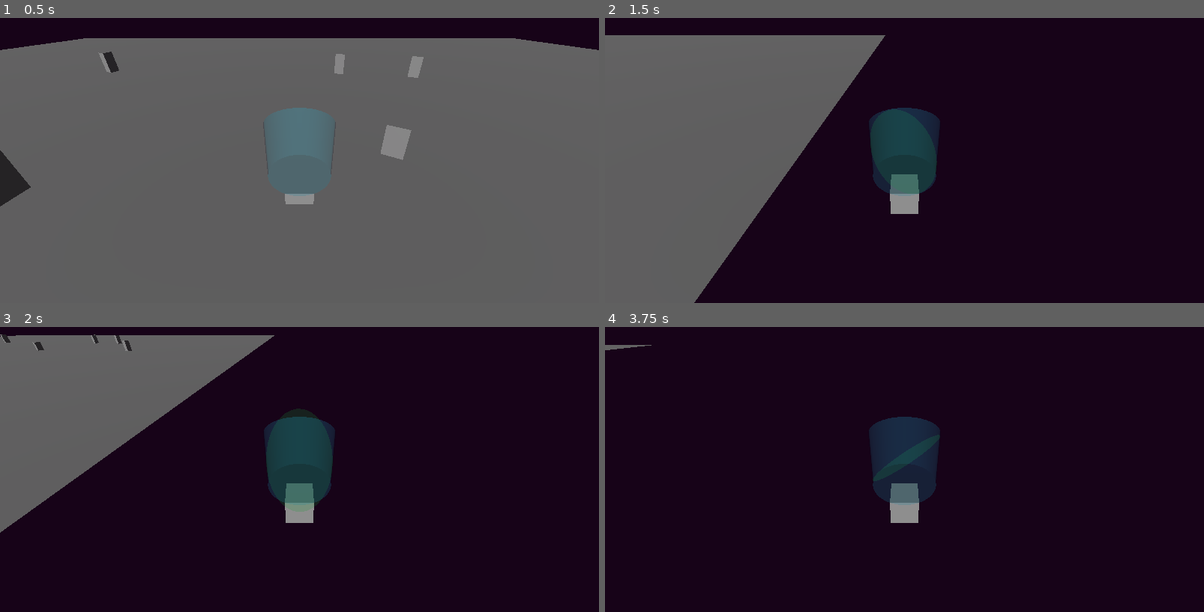
Above: before the commit, frames 1-4 (two rows, left to right).
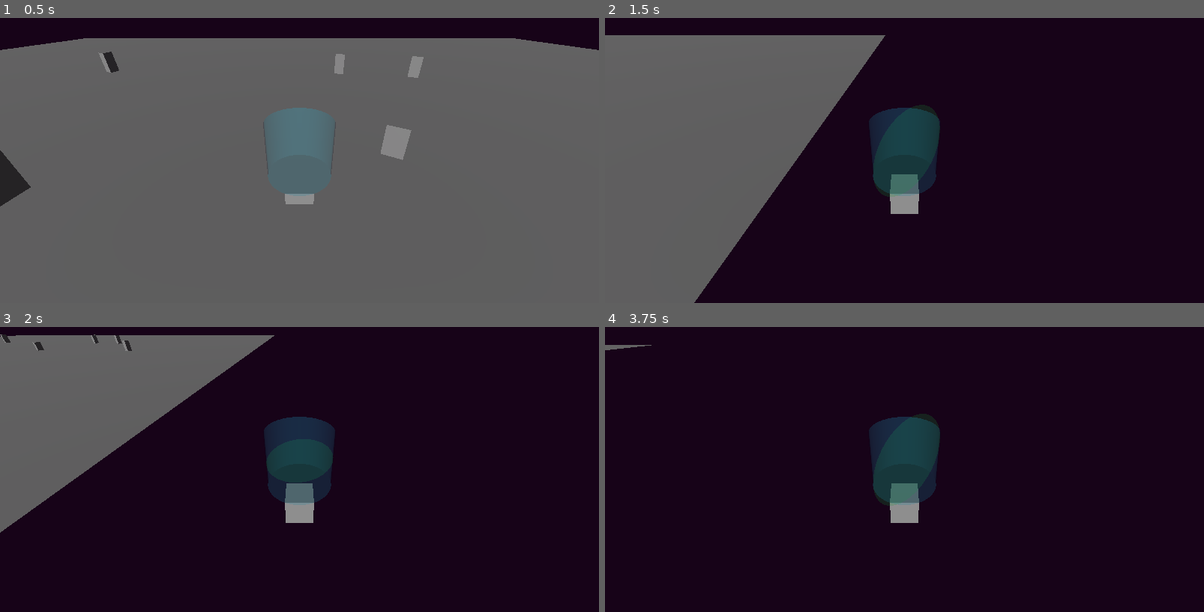
Above: after the commit, the same moments.

Repository: Wake1st/ShaderDemos
Game: Godot game, scene res://test_zone.tscn
The game is run twice, just before and just after one commit, with the same random seed, the same clock (stepped at 60 frames per second) and the same inputs.
Inputs:
- Up to frame 1 (0.5 s): no input
- Up to frame 2 (1.5 s): tap Enter at 0.5 s; hold Right (ui_right) 0.53-1.28 s; tap Space (do_something) at 0.6, 1.35 s; hold Down (ui_down) from 1.28 s (still down)
- Up to frame 3 (2 s): keep holding Down (ui_down)
- Up to frame 4 (3.75 s): release Down (ui_down) at 2.03 s; hold Right (ui_right) 2.03-2.78 s; tap Space (do_something) at 2.1, 2.85, 3.6 s; hold Up (ui_up) 2.78-3.53 s; hold Left (ui_left) from 3.53 s (still down)

Frame 1 is identical in both runs. In frame 2, 0.1% of the frame differs, in the area x 44-56%, y 30-63%; in frame 3, 0.2%, in the area x 46-54%, y 28-63%; in frame 4, 0.1%.

Commit message:
kind of, but no

Diff:
--- a/kinematic_fluid/cup.gd
+++ b/kinematic_fluid/cup.gd
@@ -1,18 +1,37 @@
 extends Node3D
+
+#const Grav:float = 1.0
+@export_category("Fluid Mess")
+@export var damp:float = 0.0000001
+@export var mass:float = 0.00004
 
 @onready var fluid_mesh = $FluidMesh
 
-var previousPosition:Vector3
+var prevPos:Vector3
+var prevVel:Vector3
+var prevAcc:Vector3
 
 
 func _ready():
-	previousPosition = global_position
+	prevPos = global_position
+	prevVel = Vector3.ZERO
+	prevAcc = Vector3.ZERO
 
 
 func _physics_process(delta):
-	if global_position != previousPosition:
+	if global_position != prevPos:
 		fluid_mesh.mesh.material.set_shader_parameter("delta", delta)
 
-		var displacement:Vector3 = global_position - previousPosition
-		fluid_mesh.mesh.material.set_shader_parameter("disp", Vector2(displacement.x,displacement.z))
-		previousPosition = global_position
+		#var deltaPos:Vector3 = global_position - prevPos + prevVel*delta + prevAcc*delta*delta
+
+		var deltaPos:Vector3 = 2.4*(global_position - prevPos) - damp*prevVel - mass*prevAcc
+		var deltaVel:Vector3 = deltaPos/delta
+		var deltaAcc:Vector3 = deltaVel/delta
+
+		fluid_mesh.mesh.material.set_shader_parameter("deltaPos", Vector2(deltaPos.x,deltaPos.z))
+		#fluid_mesh.mesh.material.set_shader_parameter("deltaVel", Vector2(deltaVel.x,deltaVel.z))
+		#fluid_mesh.mesh.material.set_shader_parameter("deltaAcc", Vector2(deltaAcc.x,deltaAcc.z))
+
+		prevAcc += deltaAcc
+		prevVel += deltaVel
+		prevPos = global_position
--- a/kinematic_fluid/cup.tscn
+++ b/kinematic_fluid/cup.tscn
@@ -14,8 +14,10 @@
 [sub_resource type="ShaderMaterial" id="ShaderMaterial_h10bw"]
 render_priority = 0
 shader = ExtResource("2_3n3sy")
-shader_parameter/disp = Vector2(0, 0)
 shader_parameter/delta = 0.0
+shader_parameter/deltaPos = Vector2(0, 0)
+shader_parameter/deltaVel = Vector2(0, 0)
+shader_parameter/deltaAcc = Vector2(0, 0)
 
 [sub_resource type="CylinderMesh" id="CylinderMesh_3q05h"]
 material = SubResource("ShaderMaterial_h10bw")
--- a/kinematic_fluid/kinematic_fluid.gdshader
+++ b/kinematic_fluid/kinematic_fluid.gdshader
@@ -8,16 +8,19 @@
 
 const vec2 origin = vec2(0.0,0.0);
 
-uniform vec2 disp = vec2(0.0,0.0);
 uniform float delta = 0.0;
+uniform vec2 deltaPos = vec2(0.0,0.0);
+uniform vec2 deltaVel = vec2(0.0,0.0);
+uniform vec2 deltaAcc = vec2(0.0,0.0);
 
 void vertex() {
+	//	check out Driven Harmonic Oscillators (https://en.wikipedia.org/wiki/Harmonic_oscillator#:~:text=.-,Driven%20harmonic%20oscillators,-%5Bedit%5D)
 	//float spring_disp = 1.0/(1.0/(delta*delta) + velCoeff/delta + disCoeff);
-	float spring_disp = -VERTEX.y * delta*delta/(disCoeff) * (1.0 + velCoeff*delta);
+	//float spring_disp = -VERTEX.y * delta*delta/(disCoeff) * (1.0 + velCoeff*delta);
 
-	float magnitude = distance(disp,origin) + spring_disp;
+	float magnitude = distance(deltaPos,origin);
 
-	vec2 unitDisp = normalize(disp);
+	vec2 unitDisp = normalize(deltaPos);
 	vec2 unitVert = vec2(VERTEX.x,VERTEX.z);
 	float closeness = dot(unitDisp,unitVert);
 
